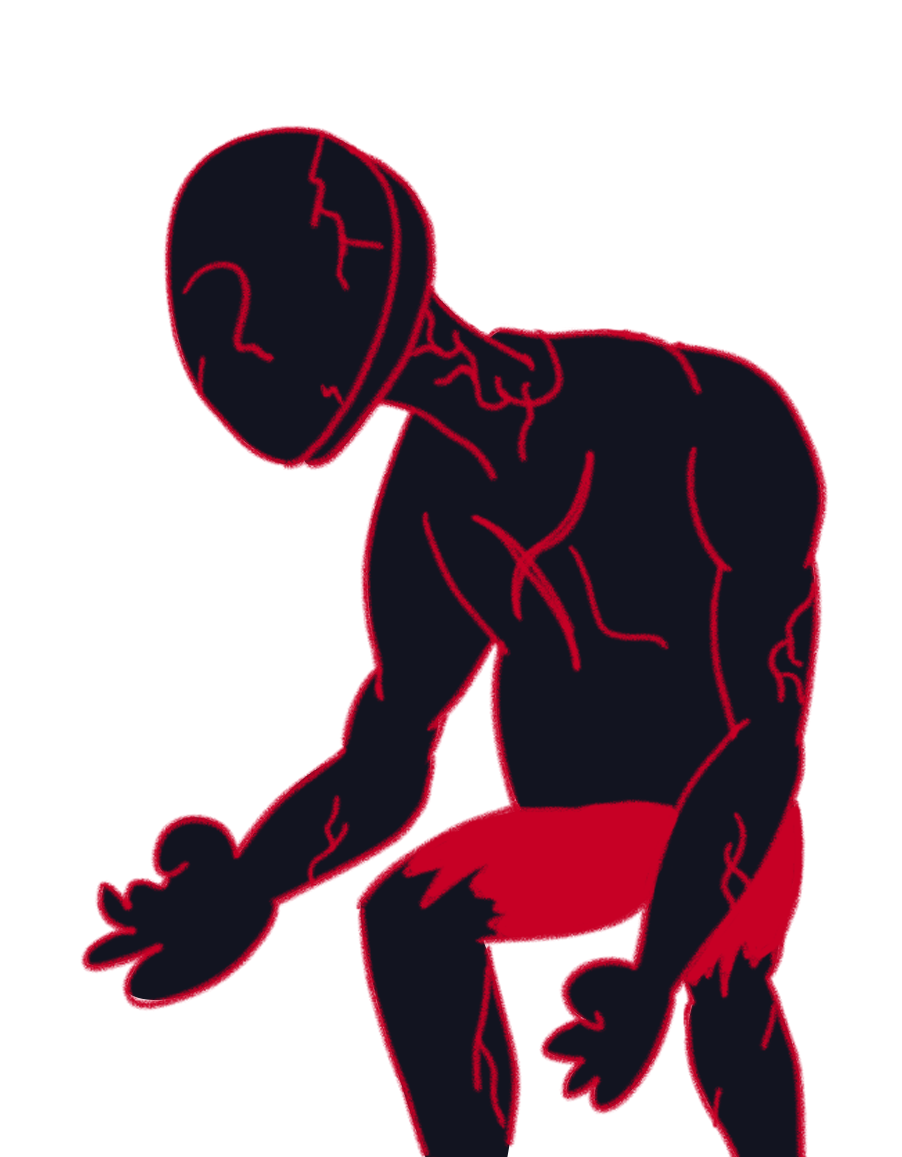
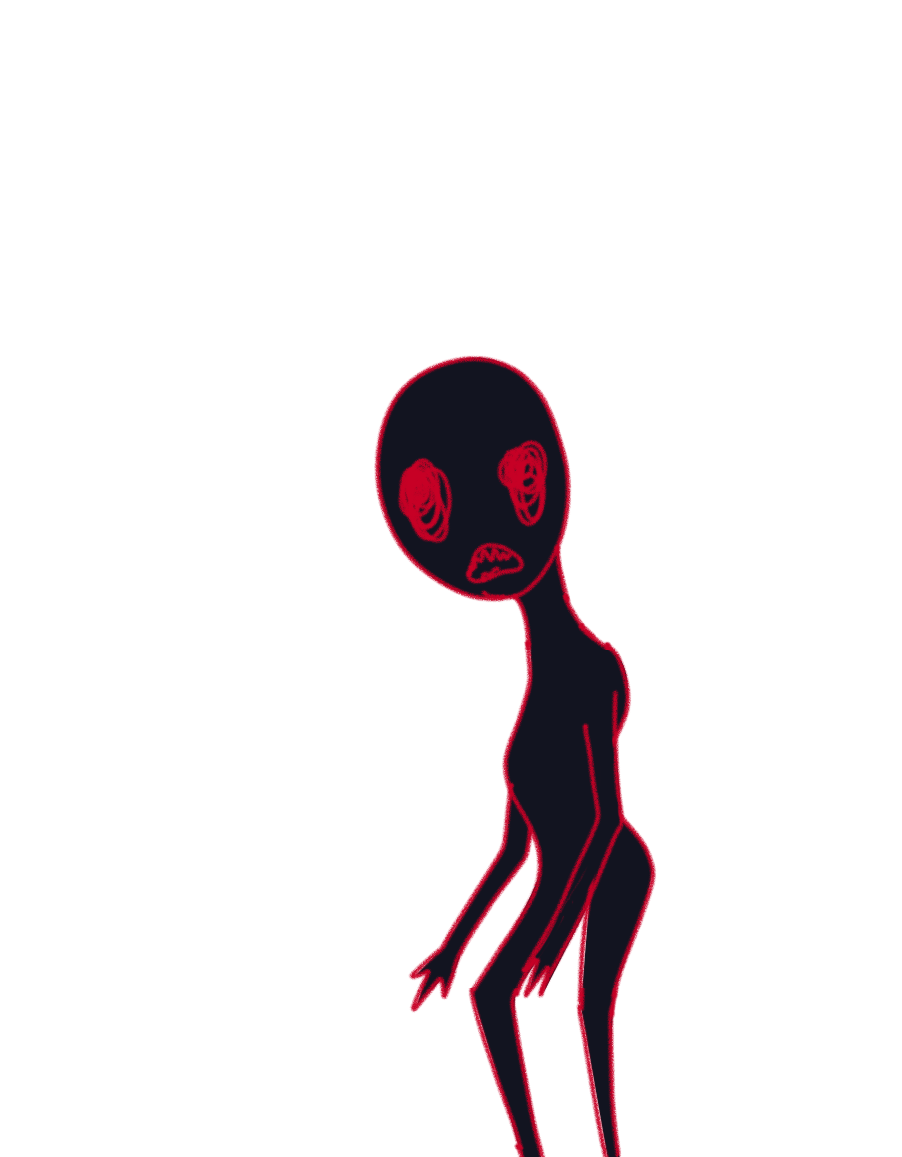
Two versions of the same layered image (902 × 1157). Layer-by-layer changes:
added group "Group 4" with 6 layers above "poltergeist" over box(373, 324, 657, 1157)
added group "1" (1st of 3, in "Group 4") with 2 layers in group "Group 4" over box(373, 355, 657, 1157)
added layer "Layer 11" in group "1" over box(373, 355, 657, 1157)
added layer "Color Fill 9" in group "1" over box(377, 357, 653, 1157)
moved "Layer 3" into group "1" over box(80, 125, 829, 1157)
moved "Color Fill 2" into group "1" over box(80, 125, 829, 1157)
moved "Layer 5" into group "1" over box(87, 128, 821, 1157)
